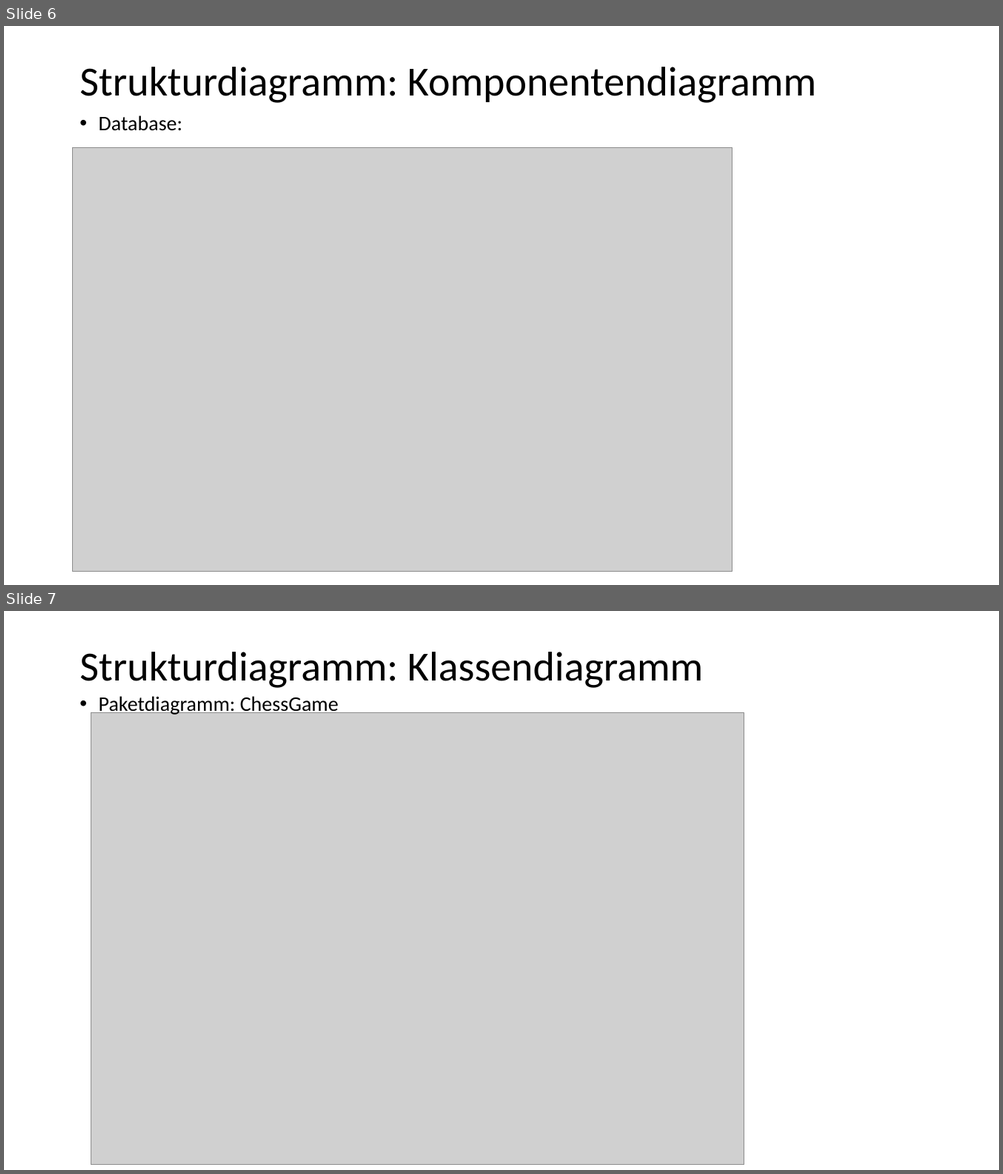
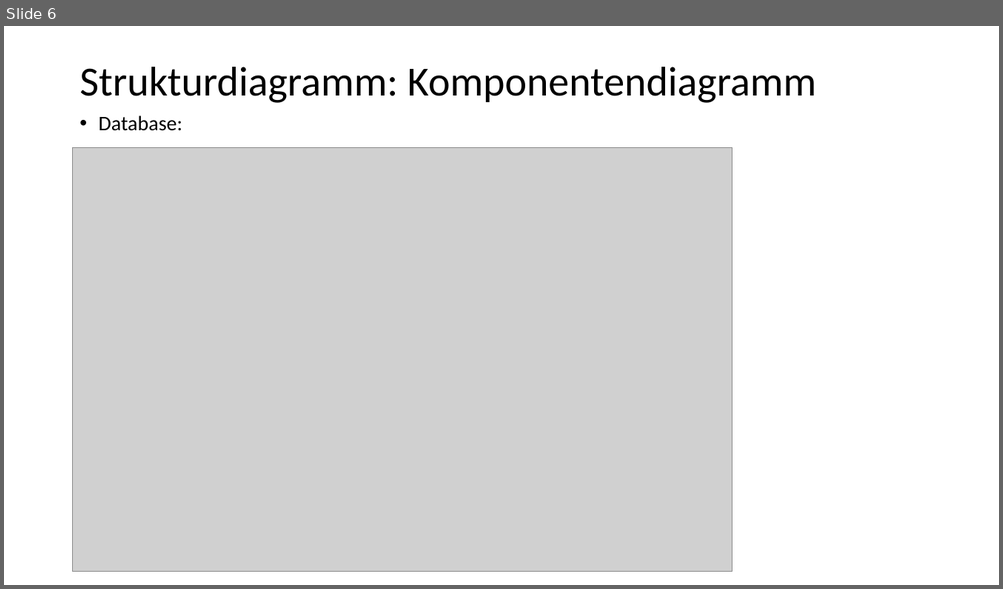
Before and after one commit to Kaan2474/ChesSEP, a slide deck: Projektmappe/Zyklus 2/Willkommen zur Präsentation der ChesSEP - Zyklus II.pptx. Shown one above the other, each under a label of ours: slides 6 and 7 before the commit, slide 6 after it. The pictures are 1003x1174 and 1003x589 pixels, drawn with LibreOffice and Linux fonts; fonts in the diff are those of the drawing; grey boxes stand for pictures. Boxes give left, top, right and bottom in pixels: in the first picture for what was removed or moved away, otherwise in the second. Text is boxed around its words. In the diff, an @@ line names an element or a change of style, - is before the commit and + after.

```diff
--- a/Projektmappe/Zyklus 2/Willkommen zur Präsentation der ChesSEP - Zyklus II.pptx
+++ b/Projektmappe/Zyklus 2/Willkommen zur Präsentation der ChesSEP - Zyklus II.pptx
@@ slide 7 removed at <box>4,611,999,1170</box>, background #FFFFFF @@
@@ title removed at <box>79,652,703,688</box> @@
-Strukturdiagramm: Klassendiagramm
@@ text removed at <box>99,696,338,716</box> @@
-• Paketdiagramm: ChessGame
@@ picture removed at <box>91,713,744,1165</box> @@
```
Also in this commit, not shown: 1 slide changed, 3 slides added, 4 other files.
